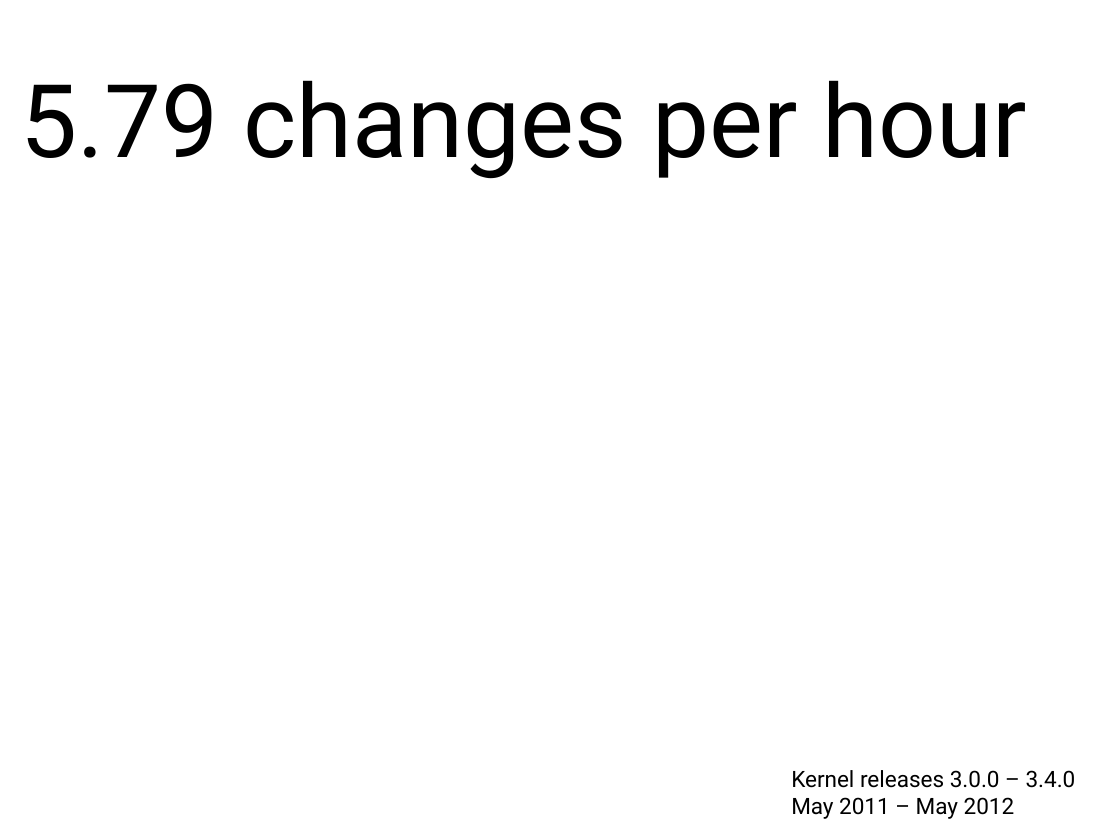
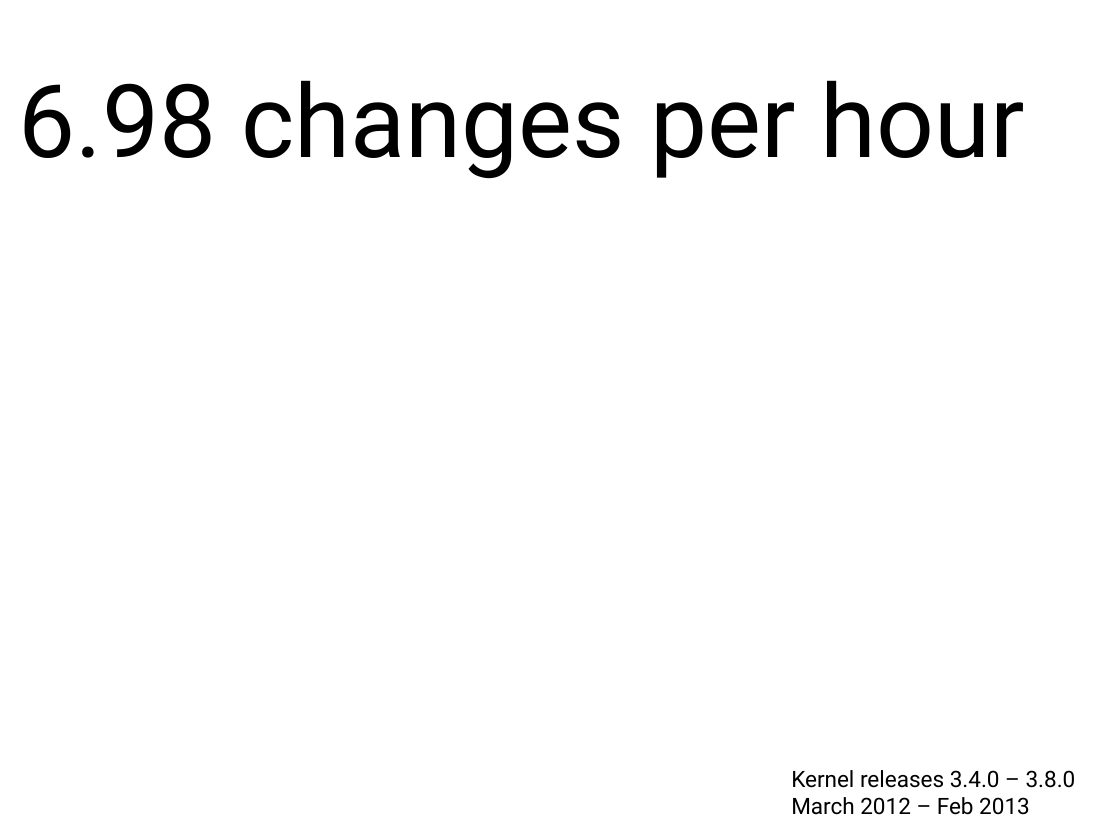
Before and after one commit to gregkh/presentation-linux-maintainer, a slide deck: slide 5 of maintainer.odp (slide 4 before the commit). Drawn at 1120x840 pixels with LibreOffice and Linux fonts; fonts in the diff are those of the drawing. Boxes give left, top, right and bottom in pixels: in the first picture for what was removed or moved away, otherwise in the second. Text is boxed around its words. In the diff, an @@ line names an element or a change of style, - is before the commit and + after.

```diff
--- a/maintainer.odp
+++ b/maintainer.odp
@@ text at bbox=[18, 80, 1025, 179]: text changed @@
-5.79 changes per hour
+6.98 changes per hour
@@ text at bbox=[791, 770, 1076, 815]: text changed @@
-Kernel releases 3.0.0 – 3.4.0
-May 2011 – May 2012
+Kernel releases 3.4.0 – 3.8.0
+March 2012 – Feb 2013
```
Also in this commit, not shown: 14 other slides changed, 2 slides added, 1 slide removed, 2 other files.
